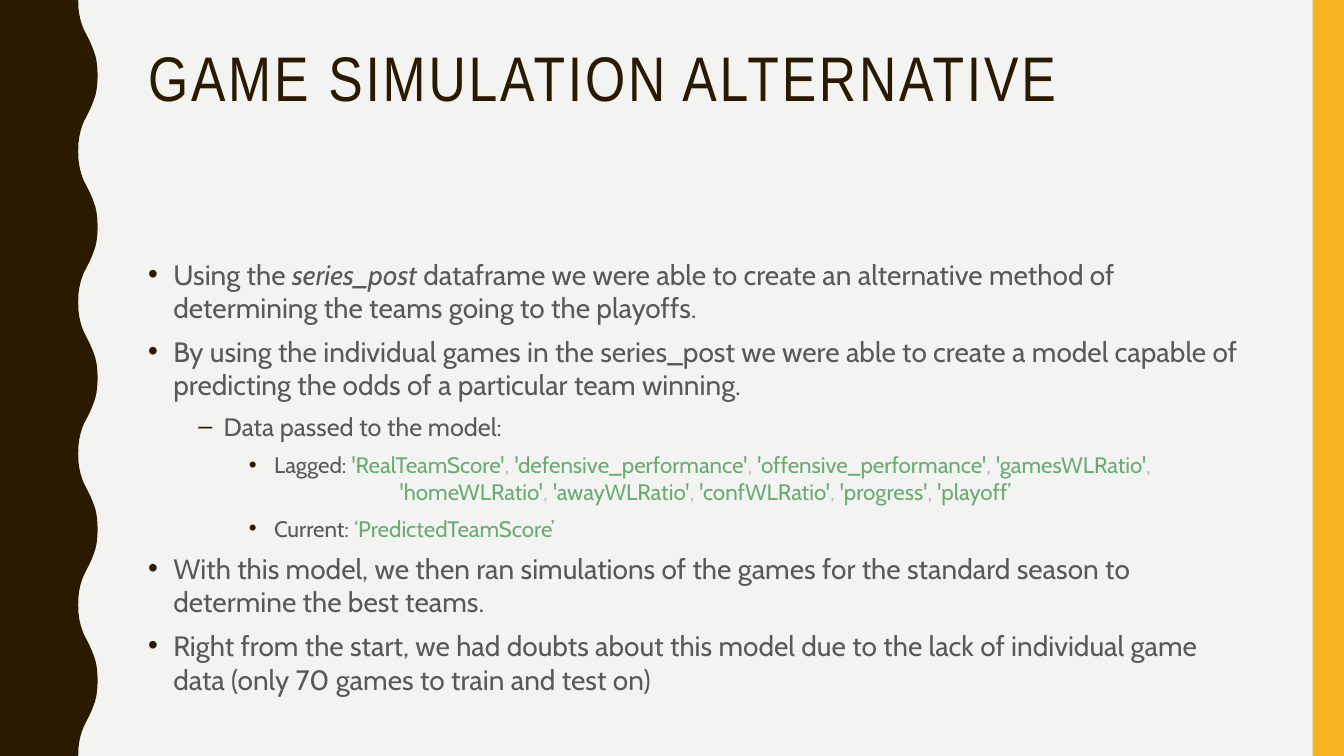
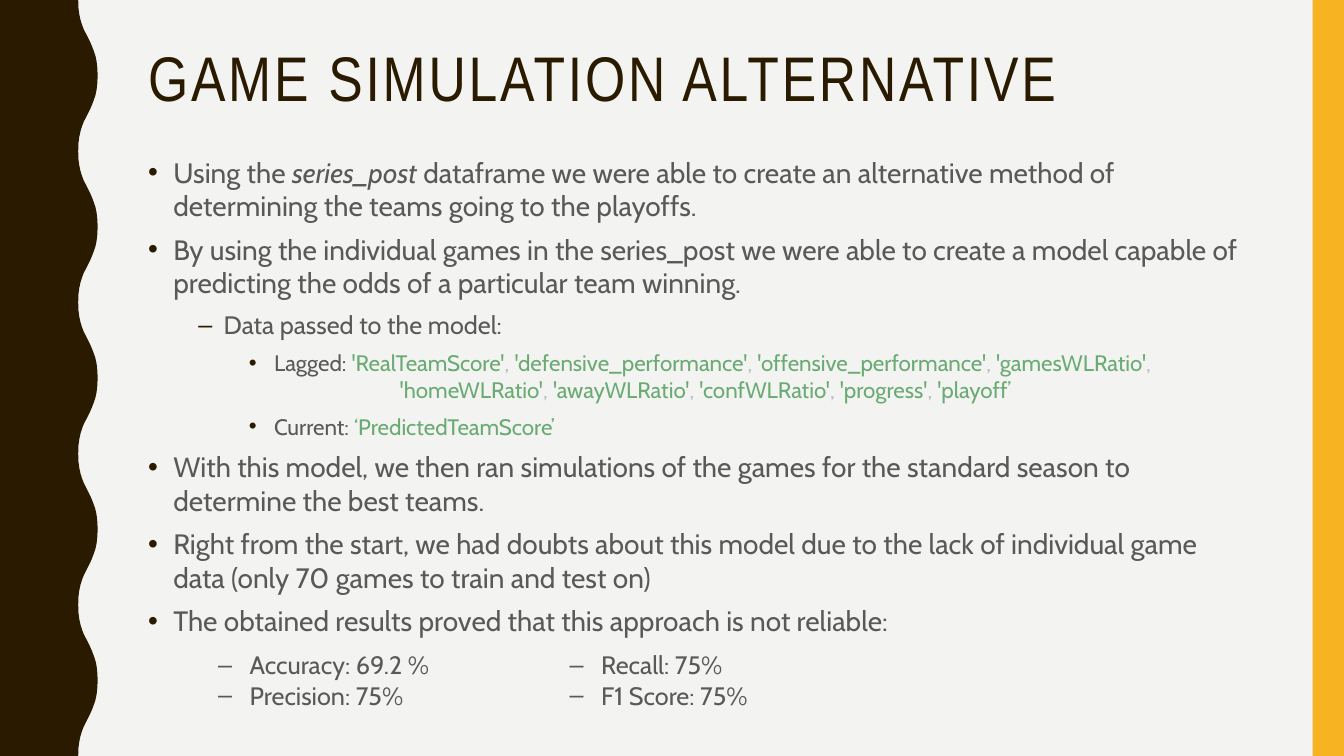
Before and after one commit to afs202005277/AC, a slide deck: slide 32 of ppt projeto.pptx. Drawn at 1344x756 pixels with LibreOffice and Linux fonts; fonts in the diff are those of the drawing. Boxes give left, top, right and bottom in pixels: in the first picture for what was removed or moved away, otherwise in the second. Text is boxed around its words. In the diff, an @@ line names an element or a change of style, - is before the commit and + after.

```diff
--- a/ppt projeto.pptx
+++ b/ppt projeto.pptx
@@ text "Using the series_post dataframe we ..." moved from (x1=173, y1=264, x2=1238, y2=696) to (x1=173, y1=162, x2=1238, y2=638) @@
@@ text at (x1=173, y1=610, x2=888, y2=638): paragraph added @@
+• The obtained results proved that this approach is not reliable:
@@ text added at (x1=250, y1=655, x2=747, y2=706), 18 pt, text #595959 @@
+  – Accuracy: 69.2 %
+  – Precision: 75%
+  – Recall: 75%
+  – F1 Score: 75%
```
Also in this commit, not shown: 4 other slides changed, 1 other file.
